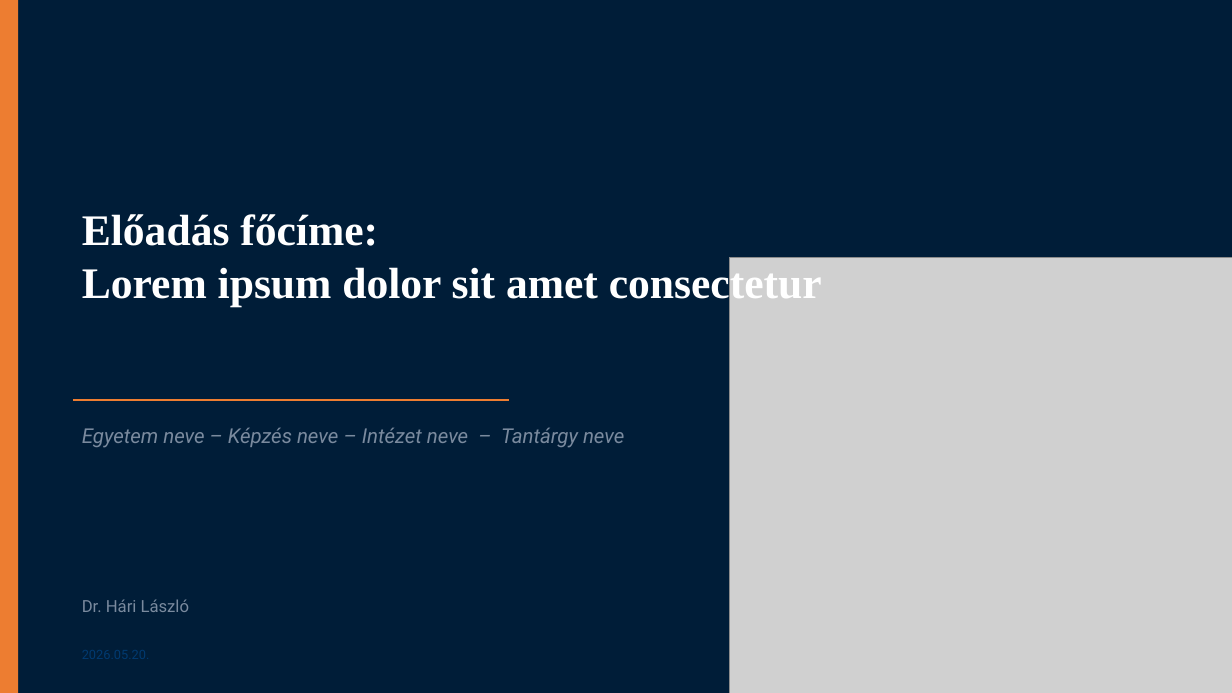
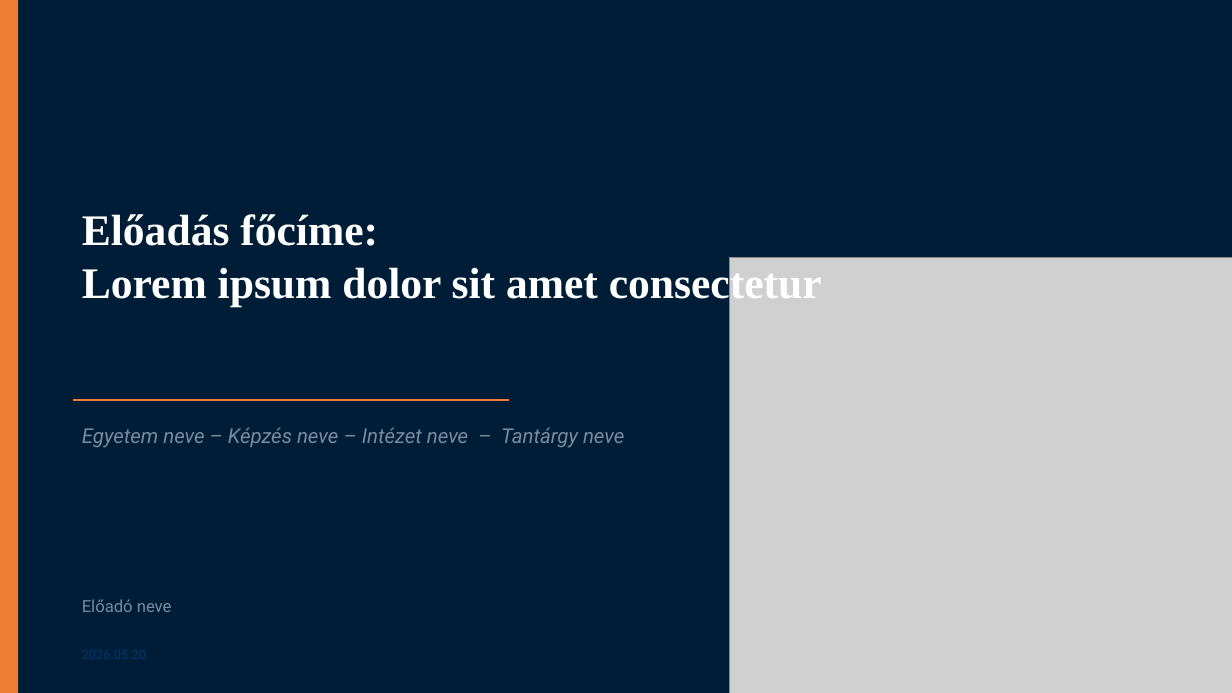
Before and after one commit to InutilemMachina/claude_course, a slide deck: slide 1 of templates/due_refactored.pptx. Drawn at 1232x693 pixels with LibreOffice and Linux fonts; fonts in the diff are those of the drawing; grey boxes stand for pictures. Boxes give left, top, right and bottom in pixels: in the first picture for what was removed or moved away, otherwise in the second. Text is boxed around its words. In the diff, an @@ line names an element or a change of style, - is before the commit and + after.

```diff
--- a/templates/due_refactored.pptx
+++ b/templates/due_refactored.pptx
@@ text at (82,599,172,612): text changed @@
-Dr. Hári László
+Előadó neve
```
Also in this commit, not shown: 23 other files.
